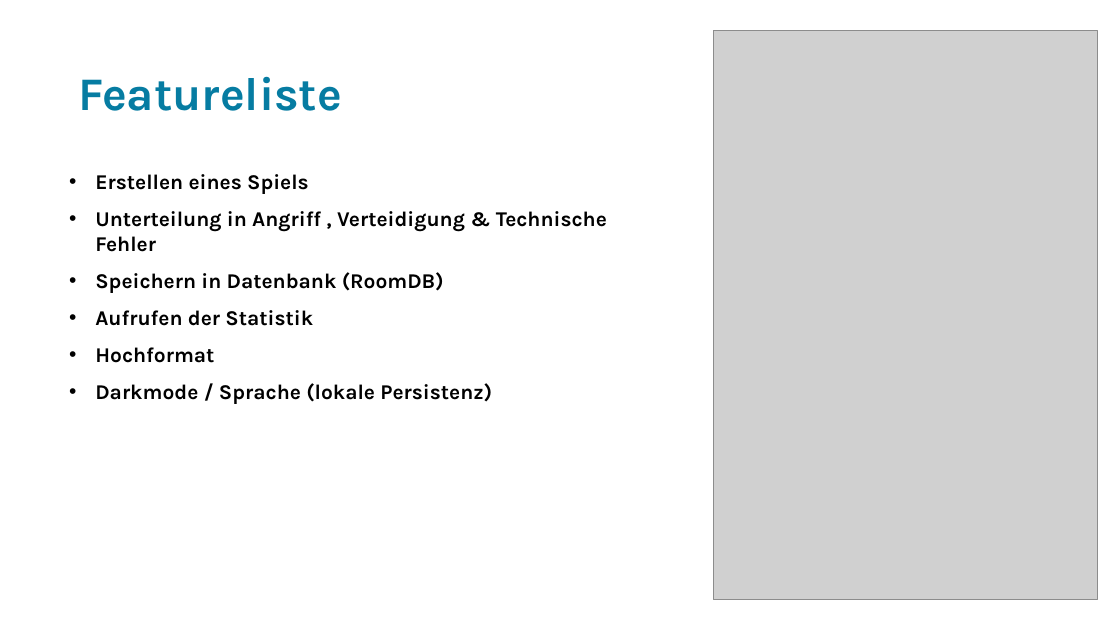
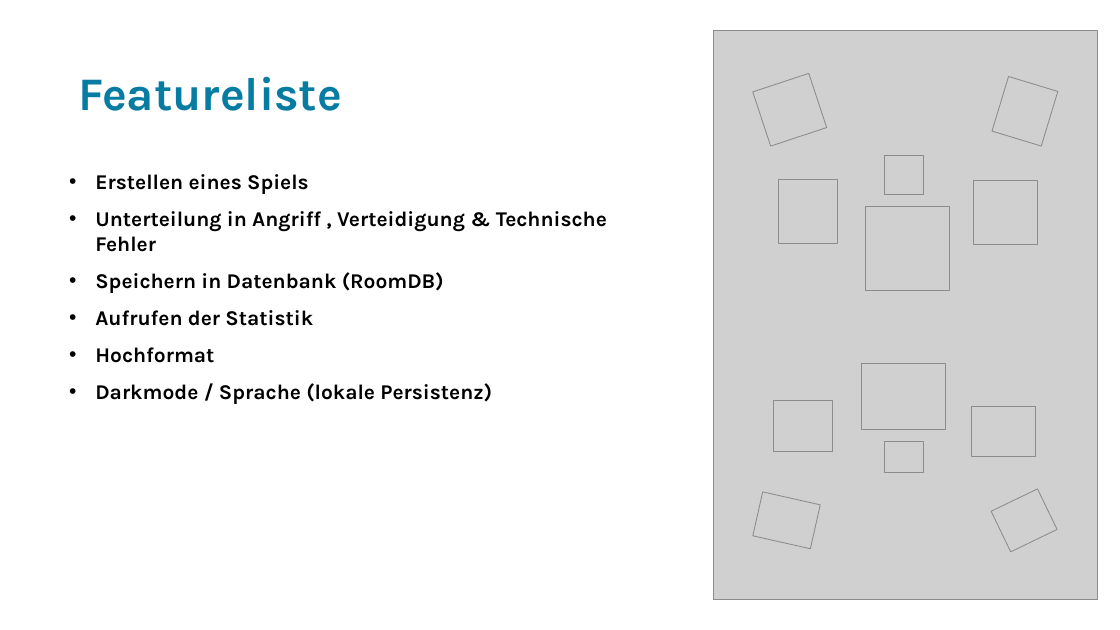
Before and after one commit to andrinkuenzler/HandballCoach, a slide deck: slide 3 of Handball Coach.pptx. Drawn at 1120x630 pixels with LibreOffice and Linux fonts; fonts in the diff are those of the drawing; grey boxes stand for pictures; background and template pictures are left out. Boxes give left, top, right and bottom in pixels: in the first picture for what was removed or moved away, otherwise in the second. Text is boxed around its words. In the diff, an @@ line names an element or a change of style, - is before the commit and + after.

Commit message:
Feature Folie angepasst

```diff
--- a/Handball Coach.pptx
+++ b/Handball Coach.pptx
@@ picture added at [753,74,827,146] @@
@@ picture added at [993,77,1058,147] @@
@@ picture added at [885,155,924,195] @@
@@ picture added at [778,180,837,244] @@
@@ picture added at [865,206,949,290] @@
@@ picture added at [974,181,1038,245] @@
@@ picture added at [862,363,946,430] @@
@@ picture added at [774,401,833,451] @@
@@ picture added at [972,406,1036,456] @@
@@ picture added at [885,441,924,472] @@
@@ picture added at [753,492,820,550] @@
@@ picture added at [992,489,1058,552] @@
```
